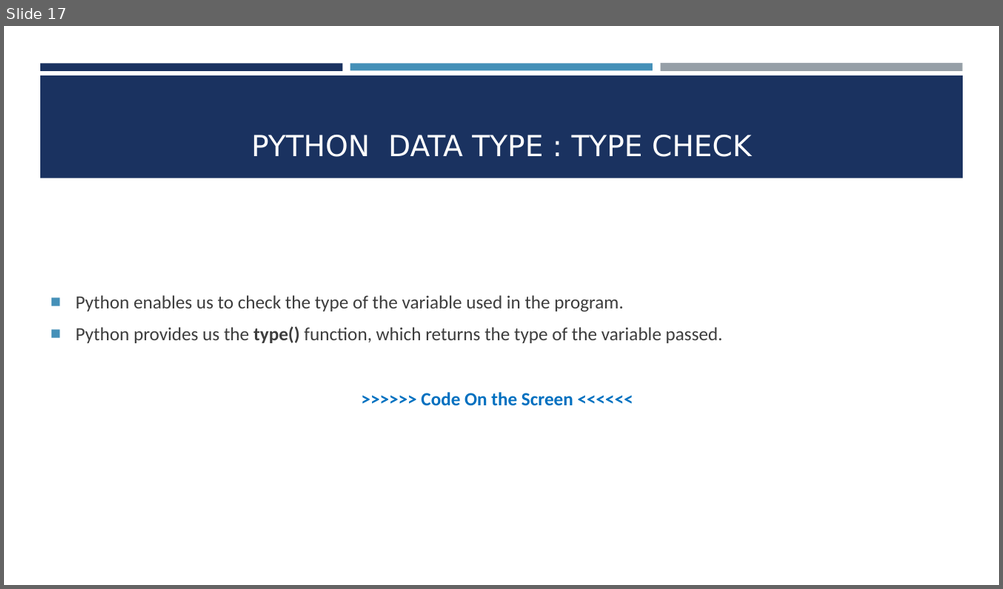
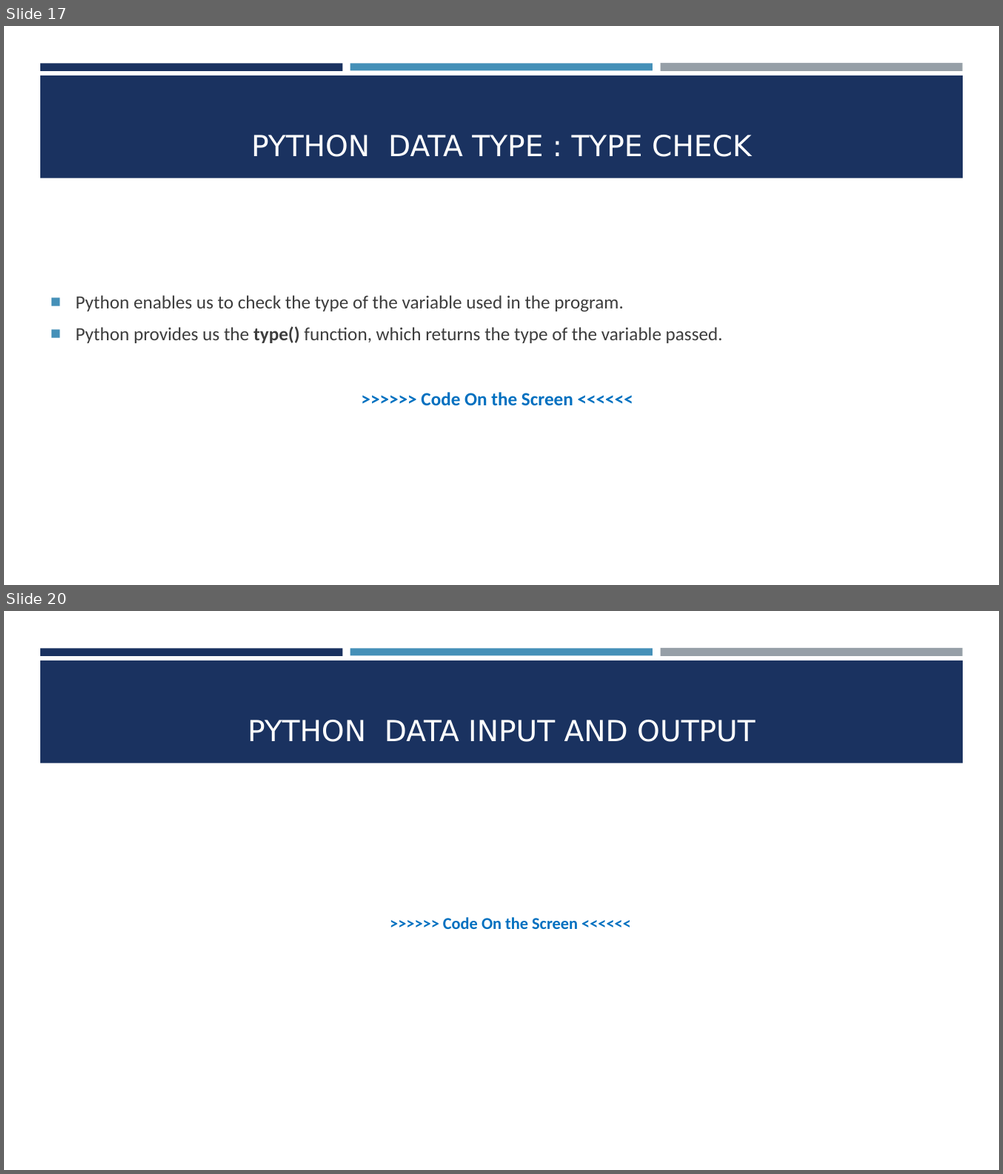
Before and after one commit to rhidoyhasanmahmud/Learn-Python-the-Hard-Way-with-Django, a slide deck: Class-02/Class-02.pptx. Shown one above the other, each under a label of ours: slide 17 before the commit, slides 17 and 20 after it; the slides between them are not shown. The pictures are 1003x589 and 1003x1174 pixels, drawn with LibreOffice and Linux fonts; fonts in the diff are those of the drawing. Boxes give left, top, right and bottom in pixels: in the first picture for what was removed or moved away, otherwise in the second. Text is boxed around its words. In the diff, an @@ line names an element or a change of style, - is before the commit and + after.

```diff
--- a/Class-02/Class-02.pptx
+++ b/Class-02/Class-02.pptx
@@ slide 20 added at (4,611,999,1170), background #FFFFFF; not listed: 4 template elements that a slide beside it also shows @@
@@ title added at (247,720,755,742), 28 pt, text #FFFFFF @@
+PYTHON DATA INPUT AND OUTPUT
@@ text added at (443,917,578,929), 16 pt, text #0070C0, bold @@
+  >>>>>> Code On the Screen <<<<<<
```
Also in this commit, not shown: 3 other slides added.
